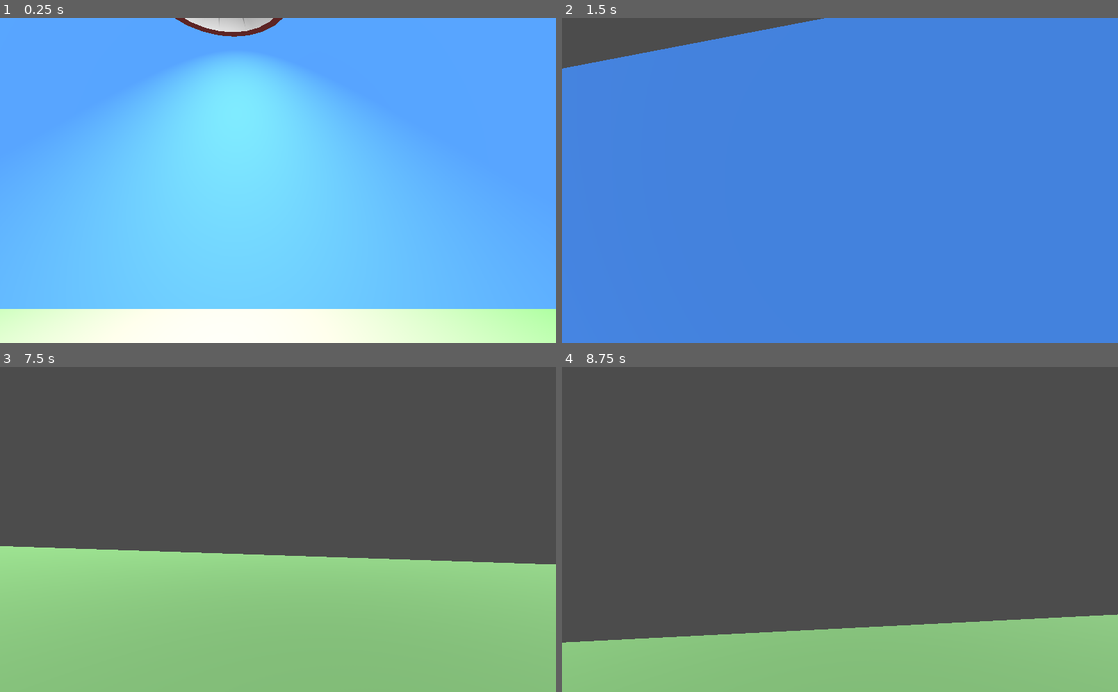
Above: before the commit, frames 1-4 (two rows, left to right).
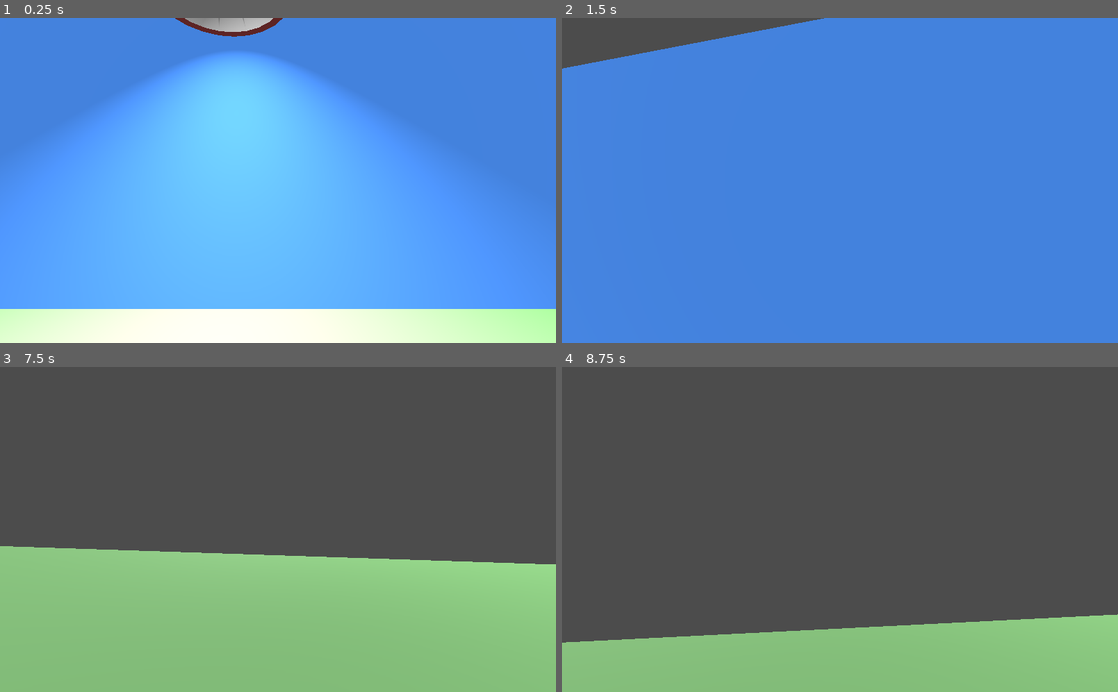
Above: after the commit, the same moments.

Repository: deividasovs/VR_Furniture_Shop
Game: Godot game, scene res://ForTesting-FPWorld.tscn
The game is run twice, just before and just after one commit, with the same random seed, the same clock (stepped at 60 frames per second) and the same inputs.
Inputs (mouse positions are in pixels of both pictures, inside the frame that each line leads up to):
- Up to frame 1 (0.25 s): no input
- Up to frame 2 (1.5 s): move the mouse to (867, 180) at 0.52 s; hold W (move_forward) from 0.53 s (still down); tap Space (move_jump) at 0.77 s; move the mouse to (812, 180) at 1.27 s
- Up to frame 3 (7.5 s): tap Space (move_jump) at 1.52, 3.02, 3.5, 3.77, 4.52, 6.02, 6.77 s; move the mouse to (289, 523) at 2.02 s; tap Enter at 2.75, 5.75 s; move the mouse to (272, 536) at 2.77 s; move the mouse to (316, 532) at 3.52 s; move the mouse to (233, 526) at 4.27 s; move the mouse to (283, 529) at 5.02 s; move the mouse to (255, 523) at 5.77 s; release W (move_forward) at 5.78 s; hold D (move_right) 5.78-6.53 s; move the mouse to (305, 529) at 6.52 s; hold W (move_forward) from 6.53 s (still down); move the mouse to (250, 529) at 7.27 s
- Up to frame 4 (8.75 s): keep holding W (move_forward); tap Space (move_jump) at 7.52 s; move the mouse to (851, 523) at 8.02 s

The runs differ from the first frame. In frame 1, 66% of the frame differs, in the area x 0-100%, y 0-90%; in frame 2, nothing differs; in frame 3, 0.3%; in frame 4, less than 0.1%.

Commit message:
Sample button inputs

Diff:
--- a/Door.tscn
+++ b/Door.tscn
@@ -16,7 +16,7 @@
 extents = Vector3( 0.136445, 1.62844, 0.886731 )
 
 [sub_resource type="BoxShape" id=2]
-extents = Vector3( 4.68019, 1, 1.72323 )
+extents = Vector3( 1.42038, 1, 1.72323 )
 
 [node name="Door" type="StaticBody"]
 transform = Transform( 1, 0, 0, 0, 1, 0, 0, 0, 1, 6.29036, 1.12165, -4.68336 )
--- a/ForTesting-FPWorld.tscn
+++ b/ForTesting-FPWorld.tscn
@@ -1,8 +1,11 @@
-[gd_scene load_steps=4 format=2]
+[gd_scene load_steps=5 format=2]
 
 [ext_resource path="res://Scenes/Player/FPPlayerLocomotion.tscn" type="PackedScene" id=1]
 [ext_resource path="res://Scenes/Models/InteractionPlatform.tscn" type="PackedScene" id=2]
 [ext_resource path="res://Door.tscn" type="PackedScene" id=3]
+
+[sub_resource type="BoxShape" id=1]
+extents = Vector3( 0.258857, 0.475394, 0.487805 )
 
 [node name="World" type="Spatial"]
 
@@ -16,7 +19,54 @@
 transform = Transform( 0.920068, 0.192995, -0.340923, 0, 0.870235, 0.492636, 0.391759, -0.453259, 0.800676, -4.29388, 2.98146, -0.148669 )
 
 [node name="Door" parent="." instance=ExtResource( 3 )]
-transform = Transform( -0.999359, 0, -0.0358065, 0, 1, 0, 0.0358065, 0, -0.999359, 13.9003, 1.12165, -4.68336 )
+transform = Transform( -0.999359, 0, -0.0358065, 0, 1, 0, 0.0358065, 0, -0.999359, 12.4019, 1.12165, -4.68336 )
 
 [node name="InteractionPlatform" parent="." instance=ExtResource( 2 )]
 transform = Transform( 1, 0, 0, 0, 1, 0, 0, 0, 1, -2.34532, -0.992019, -9.26184 )
+
+[node name="SampleInputs" type="Spatial" parent="."]
+
+[node name="Platform1" type="StaticBody" parent="SampleInputs"]
+
+[node name="Platform" type="CSGBox" parent="SampleInputs/Platform1"]
+transform = Transform( 1, 0, 0, 0, 1, 0, 0, 0, 1, 8.85993, -0.557257, 4.02136 )
+height = 0.23483
+
+[node name="CollisionShape" type="CollisionShape" parent="SampleInputs/Platform1"]
+transform = Transform( 1, 0, 0, 0, 1, 0, 0, 0, 1, 8.85993, -0.512783, 4.02136 )
+shape = SubResource( 1 )
+
+[node name="Platform2" type="StaticBody" parent="SampleInputs"]
+transform = Transform( 1, 0, 0, 0, 1, 0, 0, 0, 1, -2.45511, 0, 0 )
+
+[node name="Platform" type="CSGBox" parent="SampleInputs/Platform2"]
+transform = Transform( 1, 0, 0, 0, 1, 0, 0, 0, 1, 8.85993, -0.557257, 4.02136 )
+height = 0.23483
+
+[node name="CollisionShape" type="CollisionShape" parent="SampleInputs/Platform2"]
+transform = Transform( 1, 0, 0, 0, 1, 0, 0, 0, 1, 8.85993, -0.512783, 4.02136 )
+shape = SubResource( 1 )
+
+[node name="Button" type="StaticBody" parent="SampleInputs"]
+transform = Transform( 1, 0, 0, 0, 1, 0, 0, 0, 1, -8.60414, 1.45275, 2.81512 )
+
+[node name="Platform" type="CSGBox" parent="SampleInputs/Button"]
+transform = Transform( 1, 0, 0, 0, 1, 0, 0, 0, 1, 8.55161, -0.444784, 3.85338 )
+width = 0.841132
+height = 0.779613
+depth = 0.709067
+
+[node name="CollisionShape" type="CollisionShape" parent="SampleInputs/Button"]
+transform = Transform( 1, 0, 0, 0, 1, 0, 0, 0, 1, 8.65055, -0.490273, 3.75453 )
+shape = SubResource( 1 )
+
+[node name="Platform3" type="StaticBody" parent="SampleInputs"]
+transform = Transform( 1, 0, 0, 0, 1, 0, 0, 0, 1, -4.97982, 0, 0 )
+
+[node name="Platform" type="CSGBox" parent="SampleInputs/Platform3"]
+transform = Transform( 1, 0, 0, 0, 1, 0, 0, 0, 1, 8.85993, -0.557257, 4.02136 )
+height = 0.23483
+
+[node name="CollisionShape" type="CollisionShape" parent="SampleInputs/Platform3"]
+transform = Transform( 1, 0, 0, 0, 1, 0, 0, 0, 1, 8.85993, -0.512783, 4.02136 )
+shape = SubResource( 1 )
--- a/Scripts/Door.gd
+++ b/Scripts/Door.gd
@@ -4,7 +4,7 @@
 
 # Anim not playing by default
 func _ready():
-	print("Ready")
+	anim_player.stop()
 
 # Turns the light on
 func open_door():
